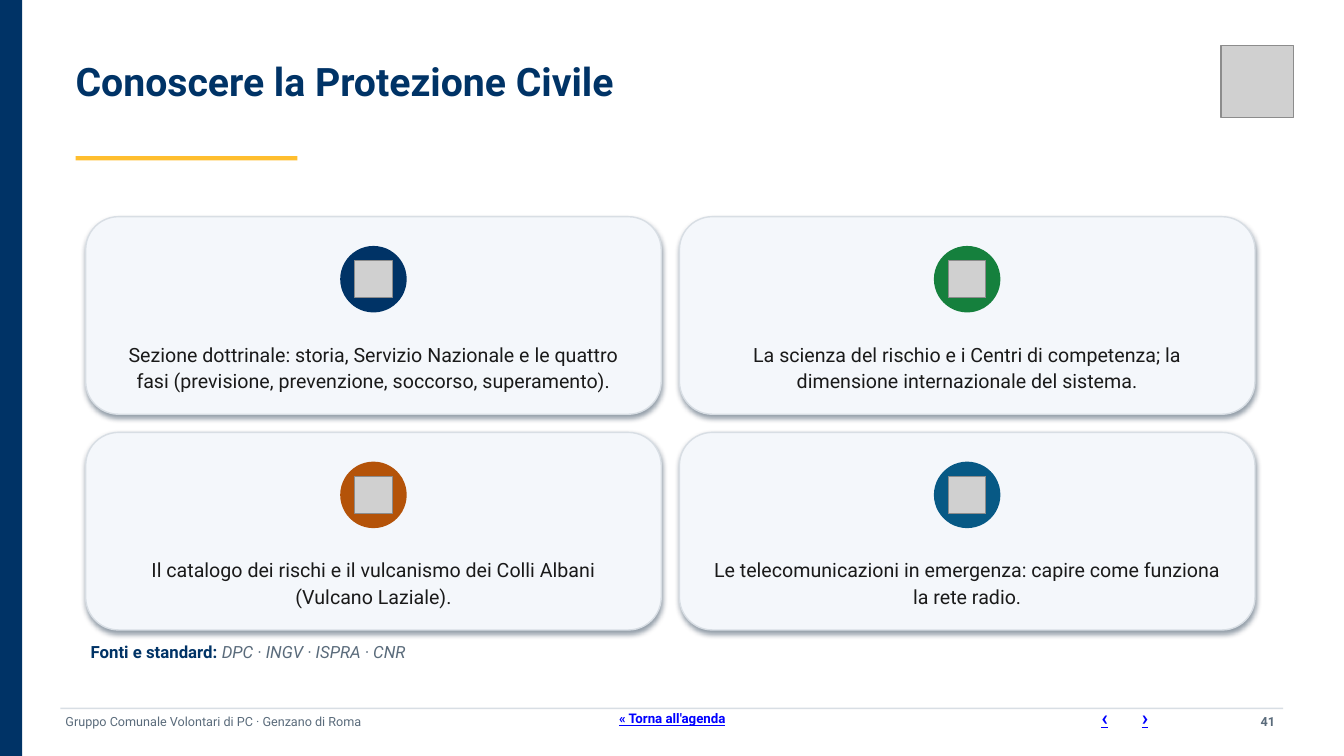
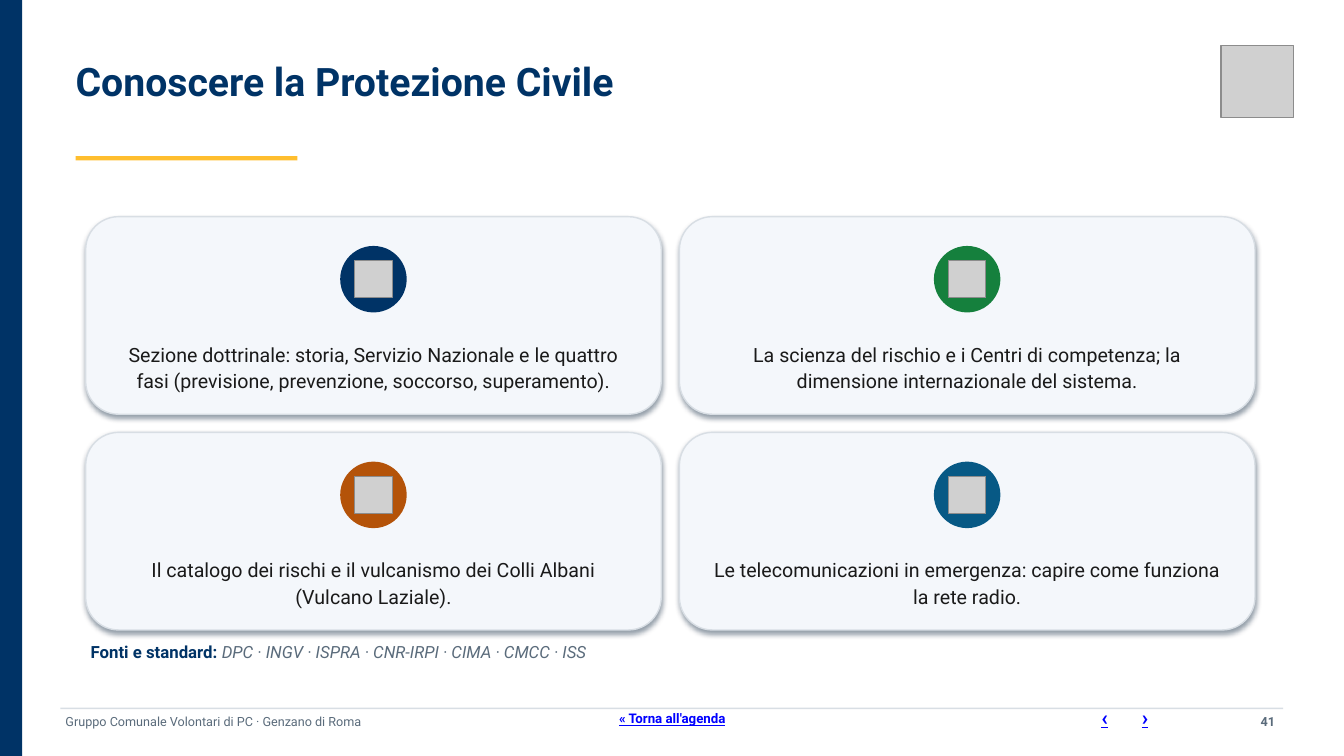
Before and after one commit to SviluppoItaliaDigitale/sito-pc-genzano, a slide deck: slide 41 of static/manuali/presentazione-struttura-sito.pptx. Drawn at 1344x756 pixels with LibreOffice and Linux fonts; fonts in the diff are those of the drawing; grey boxes stand for pictures. Boxes give left, top, right and bottom in pixels: in the first picture for what was removed or moved away, otherwise in the second. Text is boxed around its words. In the diff, an @@ line names an element or a change of style, - is before the commit and + after.

Commit message:
Deck: arricchite le fonti scientifiche (CIMA, CMCC, ISS, CNR-IRPI, ReLUIS) nelle slide pertinenti

```diff
--- a/static/manuali/presentazione-struttura-sito.pptx
+++ b/static/manuali/presentazione-struttura-sito.pptx
@@ text at [91, 645, 586, 658]: text changed @@
-Fonti e standard: DPC · INGV · ISPRA · CNR
+Fonti e standard: DPC · INGV · ISPRA · CNR-IRPI · CIMA · CMCC · ISS
```
Also in this commit, not shown: 2 other slides changed, 2 other files.
